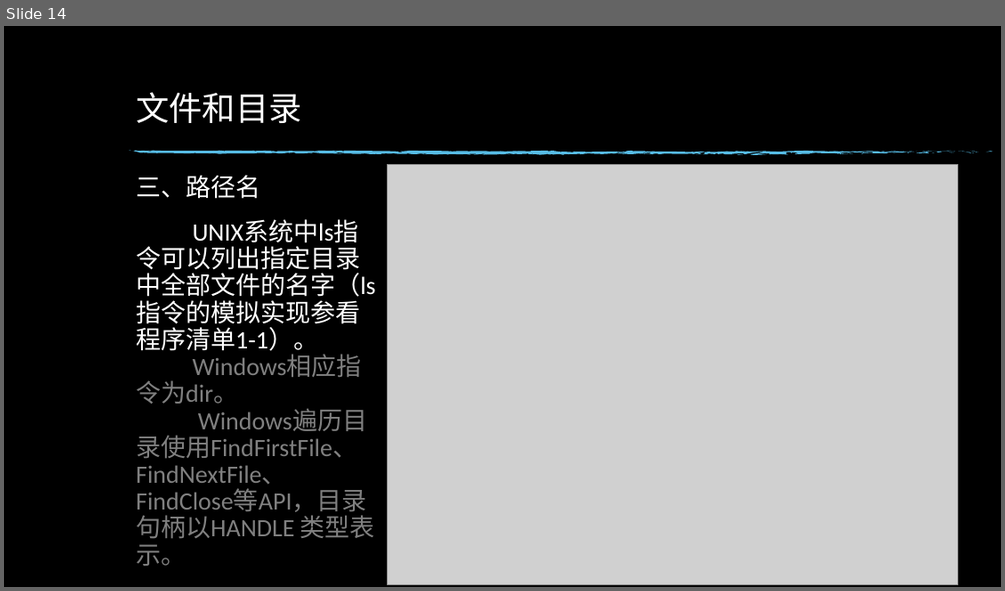
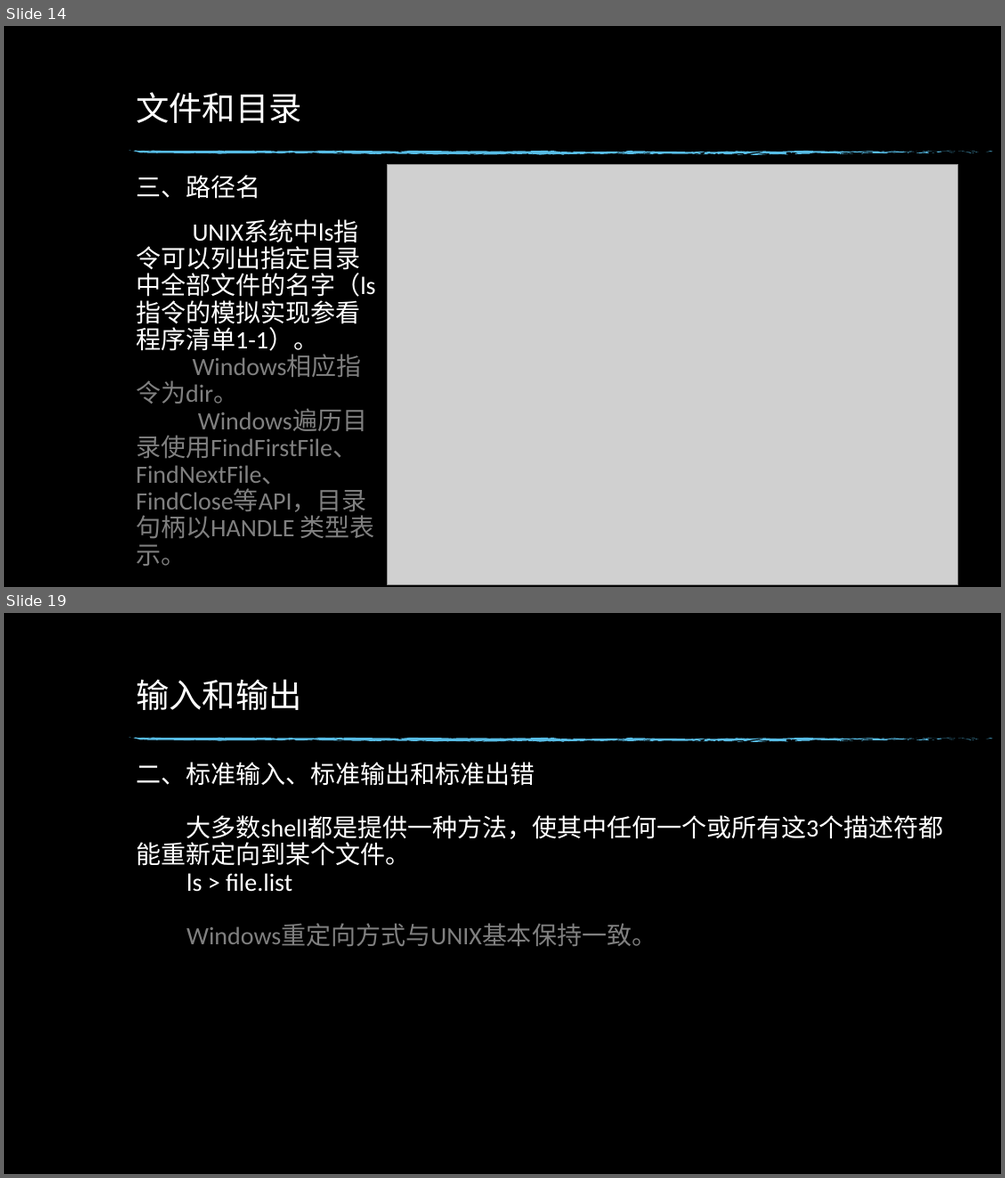
Before and after one commit to hym-dn/APUE, a slide deck: Doc/UNIX开发01.pptx. Shown one above the other, each under a label of ours: slide 14 before the commit, slides 14 and 19 after it; the slides between them are not shown. The pictures are 1005x591 and 1005x1178 pixels, drawn with LibreOffice and Linux fonts; fonts in the diff are those of the drawing; grey boxes stand for pictures; background and template pictures are left out. Boxes give left, top, right and bottom in pixels: in the first picture for what was removed or moved away, otherwise in the second. Text is boxed around its words. In the diff, an @@ line names an element or a change of style, - is before the commit and + after.

```diff
--- a/Doc/UNIX开发01.pptx
+++ b/Doc/UNIX开发01.pptx
@@ slide 19 added at (x1=4, y1=613, x2=1001, y2=1174), background picture (left out); not listed: 74 template elements that a slide beside it also shows @@
@@ title added at (x1=136, y1=679, x2=302, y2=710), 32 pt, text #FFFFFF @@
+输入和输出
@@ text added at (x1=136, y1=762, x2=944, y2=946), 24 pt, text #FFFFFF @@
+二、标准输入、标准输出和标准出错
+大多数shell都是提供一种方法，使其中任何一个或所有这3个描述符都能重新定向到某个文件。
+ls > file.list
+Windows重定向方式与UNIX基本保持一致。
```
Also in this commit, not shown: 2 slides changed, 4 other slides added.
